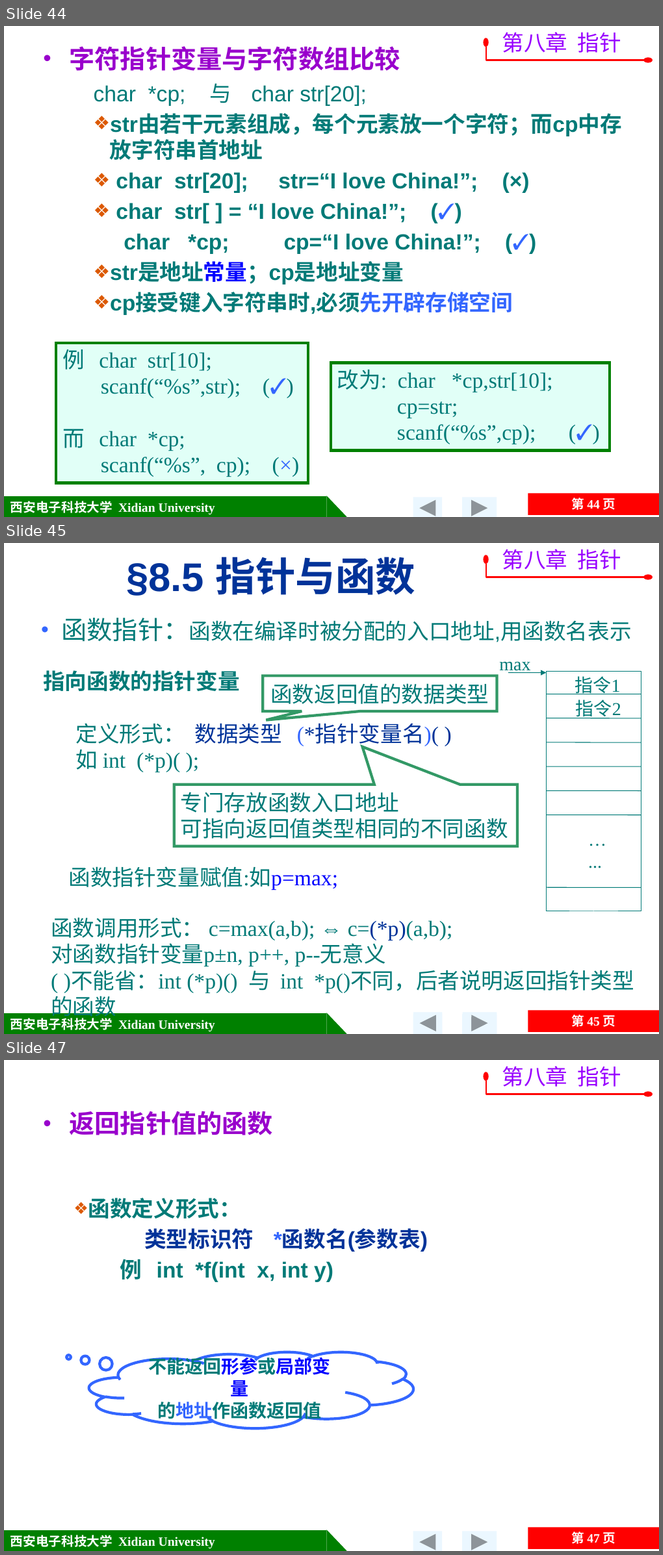
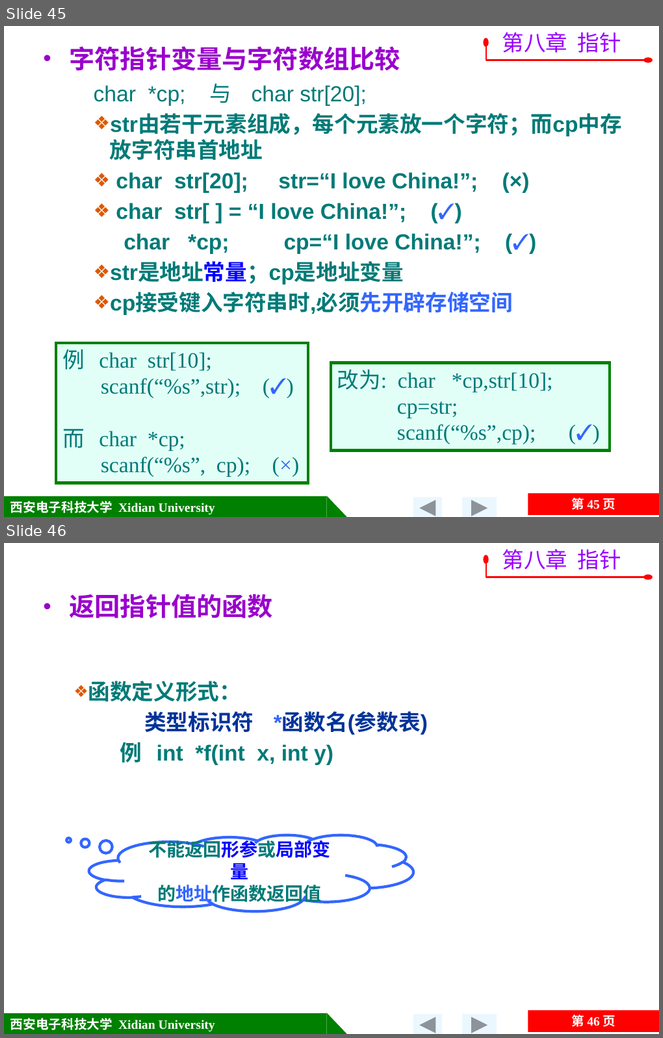
Before and after one commit to jtrfid/C-Repositories, a slide deck: 2015备课/课件/第8章 指针.pptx. Shown one above the other, each under a label of ours: slides 44, 45 and 47 before the commit, slides 45 and 46 after it; the slides between them are not shown. The pictures are 663x1555 and 663x1038 pixels, drawn with LibreOffice and Linux fonts; fonts in the diff are those of the drawing; background and template pictures are left out. Boxes give left, top, right and bottom in pixels: in the first picture for what was removed or moved away, otherwise in the second. Text is boxed around its words. In the diff, an @@ line names an element or a change of style, - is before the commit and + after.

```diff
--- a/2015备课/课件/第8章 指针.pptx
+++ b/2015备课/课件/第8章 指针.pptx
@@ slide 45 removed at bbox=[4, 543, 659, 1034], background picture (left out); not listed: 5 template elements that a slide beside it also shows @@
@@ text removed at bbox=[126, 557, 416, 596] @@
-§8.5 指针与函数
@@ freeform shape removed at bbox=[486, 559, 649, 577] @@
@@ text removed at bbox=[503, 549, 621, 570] @@
-第八章 指针
@@ text removed at bbox=[62, 618, 631, 642] @@
-  • 函数指针：函数在编译时被分配的入口地址,用函数名表示
@@ text removed at bbox=[43, 670, 439, 772] @@
-  指向函数的指针变量
-    定义形式： 数据类型 (*指针变量名)( )
-    如 int (*p)( );
@@ speech box removed at bbox=[263, 676, 497, 711] @@
-函数返回值的数据类型
@@ group removed at bbox=[499, 661, 642, 911]: 7 lines, 4 texts, 1 rectangle, 1 arrow @@
-max
-…...
-指令1
-指令2
@@ speech box removed at bbox=[174, 785, 518, 847] @@
-专门存放函数入口地址
-可指向返回值类型相同的不同函数
@@ text removed at bbox=[68, 867, 338, 890] @@
-    函数指针变量赋值:如p=max;
@@ text removed at bbox=[51, 917, 634, 1021] @@
-    函数调用形式： c=max(a,b); ⇔ c=(*p)(a,b);
-    对函数指针变量p±n, p++, p--无意义
-( )不能省：int (*p)() 与 int *p()不同，后者说明返回指针类型的函数
@@ action button forward next removed at bbox=[414, 1013, 442, 1034] @@
@@ action button forward next removed at bbox=[463, 1013, 497, 1034] @@
@@ what was slide 44 is now slide 45 @@
@@ page number at bbox=[571, 498, 616, 510]: text changed @@
-第 44 页
+第 45 页
@@ what was slide 47 is now slide 46 @@
@@ page number at bbox=[571, 1015, 616, 1027]: text changed @@
-第 47 页
+第 46 页
```
Also in this commit, not shown: 3 slides changed, 1 slide added, 8 other slides removed.
